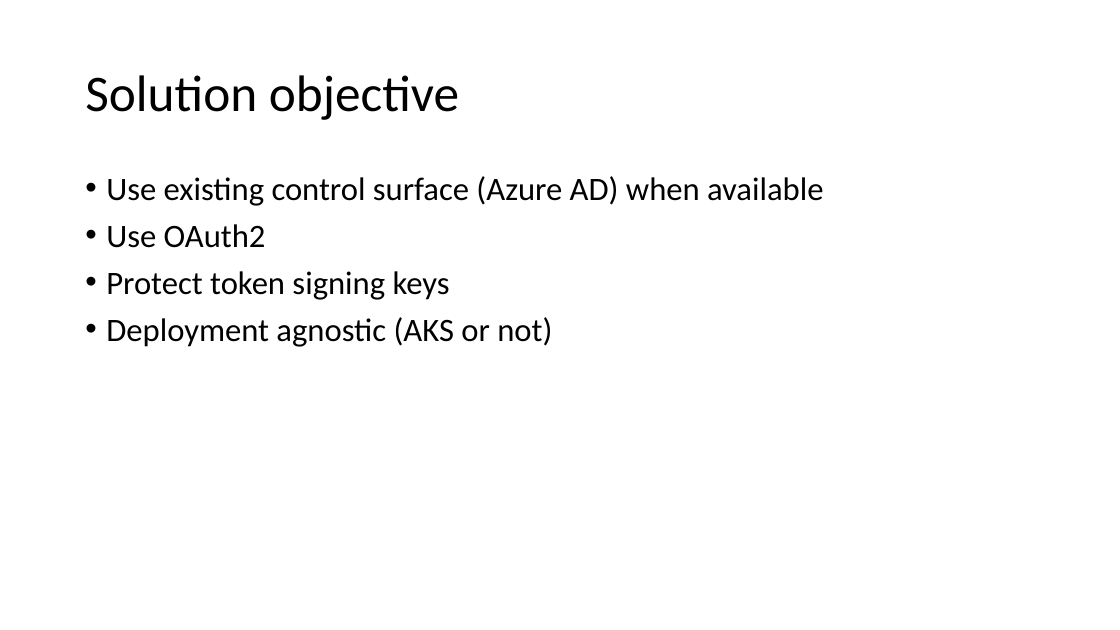
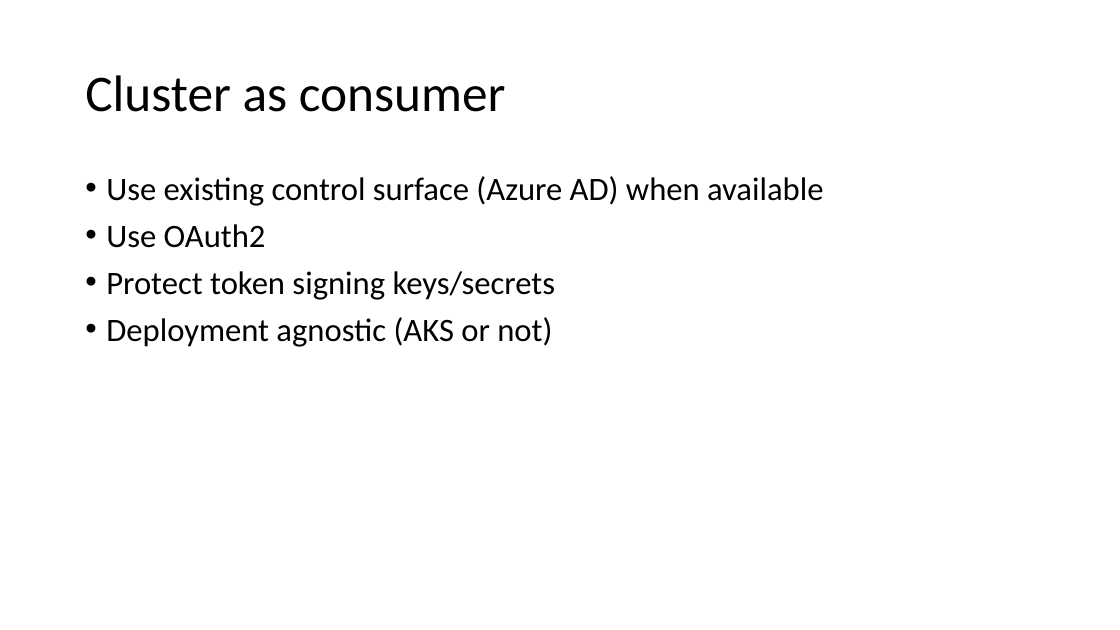
Before and after one commit to mrochon/aks, a slide deck: slide 5 of WorkloadIdentity/K8sAndWprkflowIdentity.pptx (slide 3 before the commit). Drawn at 1120x630 pixels with LibreOffice and Linux fonts; fonts in the diff are those of the drawing. Boxes give left, top, right and bottom in pixels: in the first picture for what was removed or moved away, otherwise in the second. Text is boxed around its words. In the diff, an @@ line names an element or a change of style, - is before the commit and + after.

Commit message:
PPTX update

```diff
--- a/WorkloadIdentity/K8sAndWprkflowIdentity.pptx
+++ b/WorkloadIdentity/K8sAndWprkflowIdentity.pptx
@@ title at [85,75,506,112]: text changed @@
-Solution objective
+Cluster as consumer
@@ text at [106,271,555,300]: text changed @@
-• Protect token signing keys
+• Protect token signing keys/secrets
```
Also in this commit, not shown: 2 other slides changed, 2 slides added, 1 other file.
